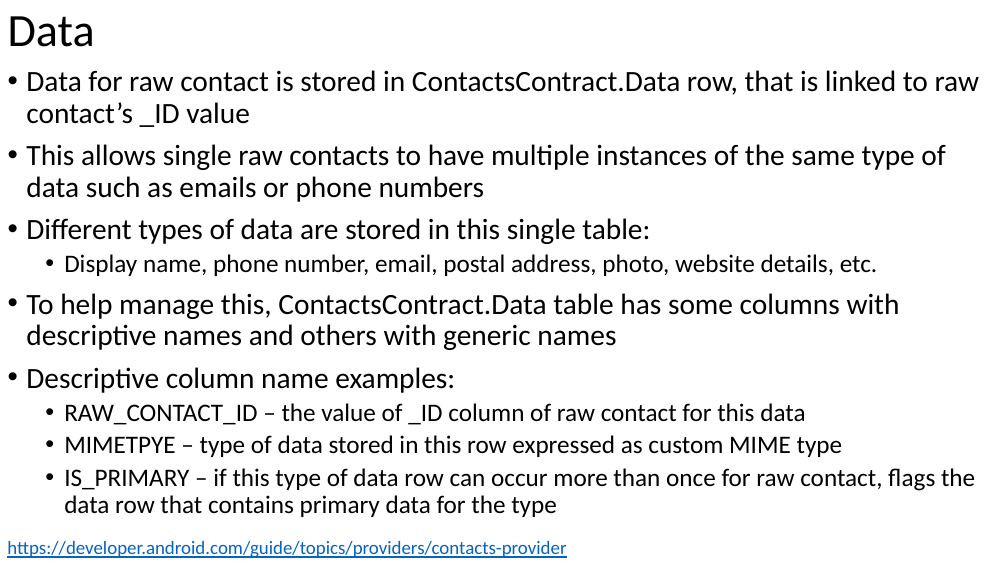
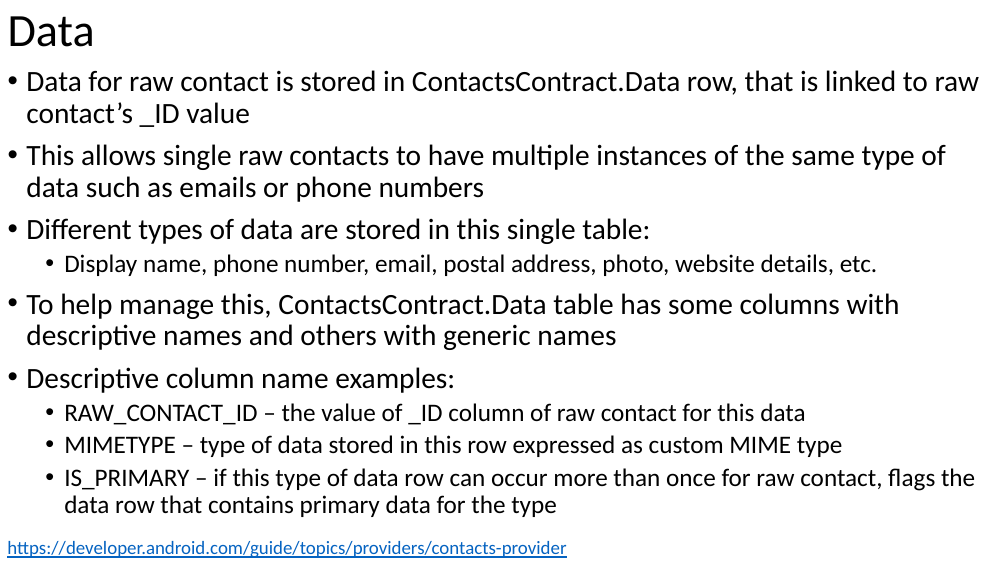
Before and after one commit to russellu/cs230, a slide deck: slide 32 of Lecture_12.pptx. Drawn at 1008x567 pixels with LibreOffice and Linux fonts; fonts in the diff are those of the drawing. Boxes give left, top, right and bottom in pixels: in the first picture for what was removed or moved away, otherwise in the second. Text is boxed around its words. In the diff, an @@ line names an element or a change of style, - is before the commit and + after.

```diff
--- a/Lecture_12.pptx
+++ b/Lecture_12.pptx
@@ text at bbox=[64, 435, 843, 457]: text changed @@
-  • MIMETPYE – type of data stored in this row expressed as custom MIME type
+  • MIMETYPE – type of data stored in this row expressed as custom MIME type
```
Also in this commit, not shown: 5 other slides changed.
